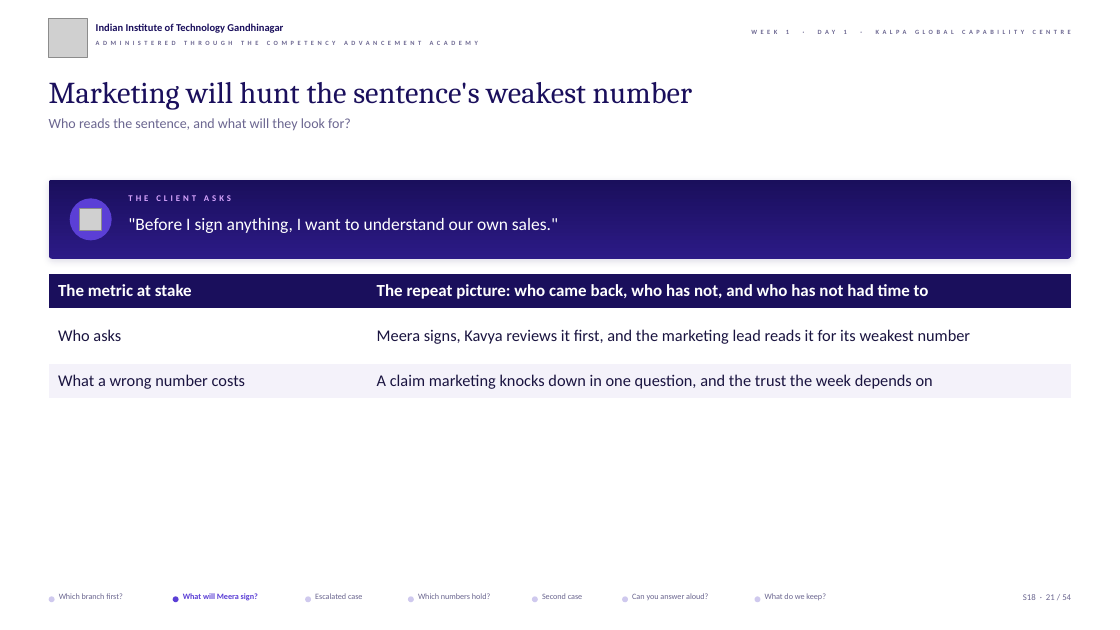
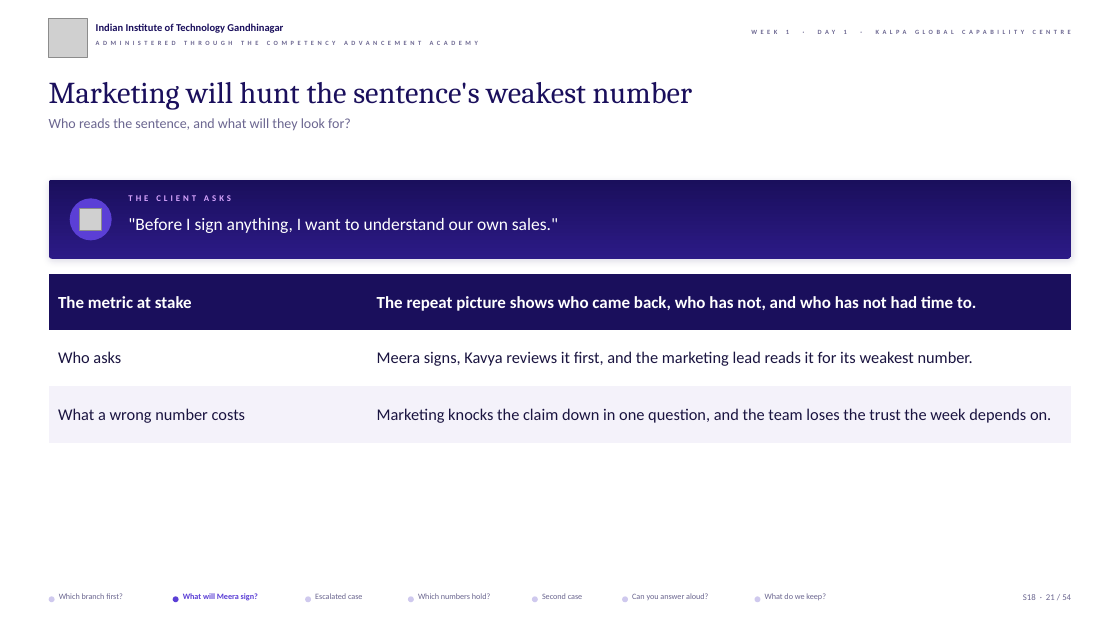
Before and after one commit to fde-academy-lab/c2-content-factory, a slide deck: slide 21 of content/W01/D1/slides/C2_W01_D01_half2_STUDENT.pptx. Drawn at 1120x630 pixels with LibreOffice and Linux fonts; fonts in the diff are those of the drawing; grey boxes stand for pictures; background and template pictures are left out. Boxes give left, top, right and bottom in pixels: in the first picture for what was removed or moved away, otherwise in the second. Text is boxed around its words. In the diff, an @@ line names an element or a change of style, - is before the commit and + after.

```diff
--- a/content/W01/D1/slides/C2_W01_D01_half2_STUDENT.pptx
+++ b/content/W01/D1/slides/C2_W01_D01_half2_STUDENT.pptx
@@ table at bbox=[49, 274, 1071, 443] @@
-row 1, column 2: The repeat picture: who came back, who has not, and who has not had time to
+row 1, column 2: The repeat picture shows who came back, who has not, and who has not had time to.
-row 2, column 2: Meera signs, Kavya reviews it first, and the marketing lead reads it for its weakest number
+row 2, column 2: Meera signs, Kavya reviews it first, and the marketing lead reads it for its weakest number.
-row 3, column 2: A claim marketing knocks down in one question, and the trust the week depends on
+row 3, column 2: Marketing knocks the claim down in one question, and the team loses the trust the week depends on.
```
Also in this commit, not shown: 18 other slides changed, 32 other files.
